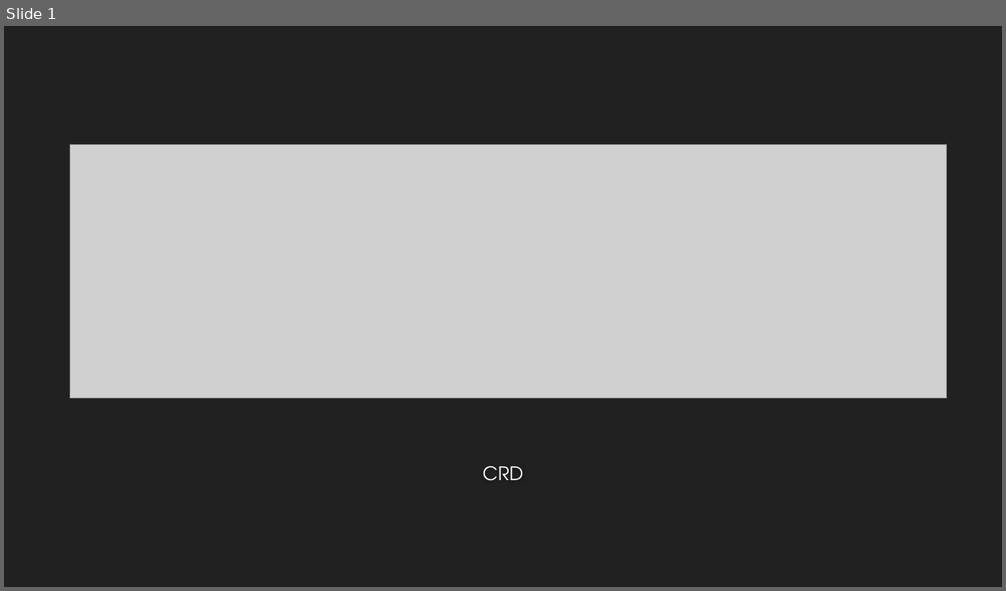
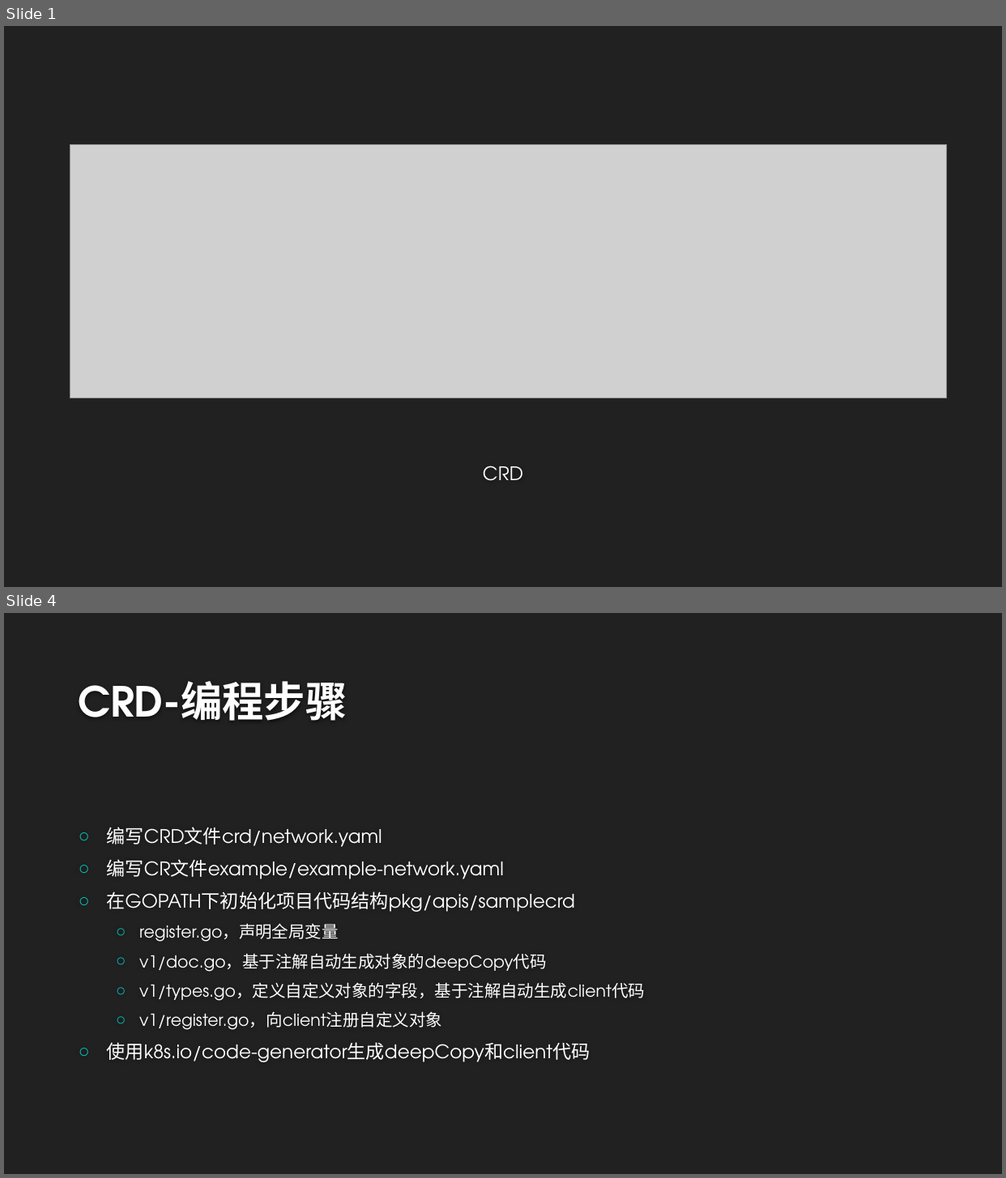
Before and after one commit to airuitian/CloudNative, a slide deck: kubernetes/k8s008.pptx. Shown one above the other, each under a label of ours: slide 1 before the commit, slides 1 and 4 after it; the slides between them are not shown. The pictures are 1006x591 and 1006x1178 pixels, drawn with LibreOffice and Linux fonts; fonts in the diff are those of the drawing; grey boxes stand for pictures; background and template pictures are left out. Boxes give left, top, right and bottom in pixels: in the first picture for what was removed or moved away, otherwise in the second. Text is boxed around its words. In the diff, an @@ line names an element or a change of style, - is before the commit and + after.

```diff
--- a/kubernetes/k8s008.pptx
+++ b/kubernetes/k8s008.pptx
@@ slide 4 added at bbox=[4, 613, 1002, 1174], background #212121 @@
@@ title added at bbox=[78, 681, 347, 721], 40 pt, text #FEFEFE, bold @@
+CRD-编程步骤
@@ text added at bbox=[107, 827, 645, 1063], 18 pt, text #FFFFFF @@
+○ 编写CRD文件crd/network.yaml
+○ 编写CR文件example/example-network.yaml
+○ 在GOPATH下初始化项目代码结构pkg/apis/samplecrd
+  ○ register.go，声明全局变量
+  ○ v1/doc.go，基于注解自动生成对象的deepCopy代码
+  ○ v1/types.go，定义自定义对象的字段，基于注解自动生成client代码
+  ○ v1/register.go，向client注册自定义对象
+○ 使用k8s.io/code-generator生成deepCopy和client代码
```
Also in this commit, not shown: 3 slides changed, 5 other slides added.
